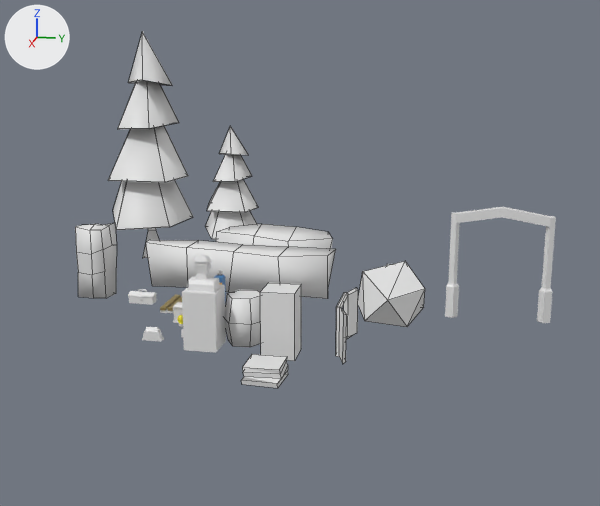
Before and after pictures for a commit that changed the Blender file Assets/Models/Map/Props.blend.
Before and after are seen from a 50 mm camera at (270.4, 85.6, 87.0) aimed at (8.6, 33.3, 21.6). The lights are fixed; the arrows at upper left show +X, +Y and +Z. Mesh edges are drawn as thin lines on the coarser meshes.

The scene before the commit, as lines of its bpy script (objects in view):
```python
me_cube_003 = bpy.data.meshes.new('Cube.003')
me_cube_003.from_pydata(...)  # 20 vertices, 15 faces; spans x -6.4..6.3, y -35.4..35.7, z -1.0..16.6
me_cube_003.polygons.foreach_set('use_smooth', [True] * 15)
me_cylinder_001 = bpy.data.meshes.new('Cylinder.001')
me_cylinder_001.from_pydata(...)  # 52 vertices, 48 faces; spans x -2.1..2.2, y -1.9..32.0, z 0.0..37.5
# faces by material slot: [26, 22]
me_cylinder_001.materials.append(mat_material_001)  # white #e7e7e7
me_cylinder_001.materials.append(mat_material)  # white #e7e7e7
me_cylinder_002 = bpy.data.meshes.new('Cylinder.002')
me_cylinder_002.from_pydata(...)  # 49 vertices, 40 faces; spans x -13.7..12.7, y -14.5..12.1, z -4.0..54.0
# faces by material slot: [6, 34]
me_cylinder_002.materials.append(mat_wood)  # white #e7e7e7
me_cylinder_002.materials.append(mat_bush)  # white #e7e7e7
ob_hedgelong = bpy.data.objects.new('HedgeLong', me_cube_003)
ob_hedgelong.location = (-17.3, 4.5, 0.6)
ob_sprucetreesmall = bpy.data.objects.new('SpruceTreeSmall', me_cylinder_002)
ob_sprucetreesmall.location = (-87.0, -17.0, 0.0)
ob_traintopline = bpy.data.objects.new('TrainTopLine', me_cylinder_001)
ob_traintopline.location = (-1.0, 83.0, 0.0)
# also in view: 'OpenWindow' at (36.4, 52.9, 7.5); 'HedgeMedium' at (-45.5, 12.2, 8.2); 'NewsPaperStack' at (65.1, 35.1, 2.5); 'Rock' at (-14.2, 61.1, 1.6); 'CoalBattery' at (45.0, 35.0, 10.0)
```
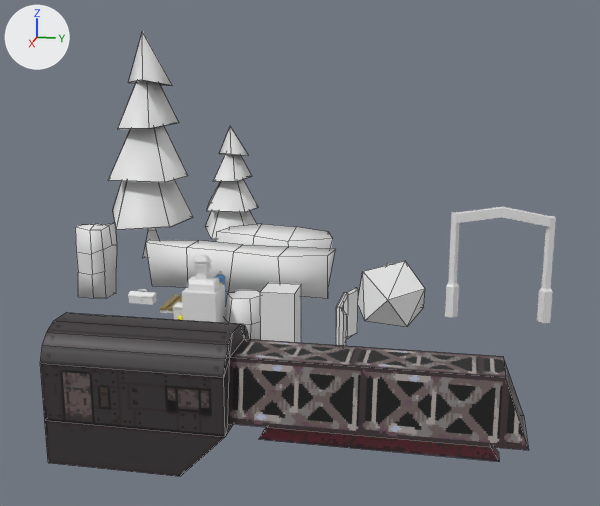
Changed parts and their boxes (x1, y1, x2, y2) in the pictures (600 x 506 px):
'Crane', added: after (40, 313, 528, 476)
    faces in mat_craneuv (picture img_craneuv_png): (40, 313, 248, 476)
    faces in mat_scafoldinguv (picture img_metallattice_png): (228, 339, 528, 450)
'IndustralThing', added (brown): after (259, 427, 499, 462)
'NewsPaperStack', unchanged, covered by the edit: before (241, 354, 288, 388)

What changed in the scene script:
```text
Add img_industral_red_uv_png:
    img_industral_red_uv_png = load_image('Industral_Red_UV.png', 'UVs/Industral_Red_UV.png', 64, 16, 'sRGB')
Add img_craneuv_png:
    img_craneuv_png = load_image('CraneUV.png', 'UVs/CraneUV.png', 128, 128, 'sRGB')
Add img_metallattice_png:
    img_metallattice_png = load_image('MetalLattice.png', 'UVs/MetalLattice.png', 32, 64, 'sRGB')
Add mat_material_004:
    mat_material_004 = principled_material('Material.004')
    mat_material_004.texture = img_industral_red_uv_png
Add mat_craneuv:
    mat_craneuv = principled_material('CraneUV')
    mat_craneuv.texture = img_craneuv_png
Add mat_scafoldinguv:
    mat_scafoldinguv = principled_material('ScafoldingUV')
    mat_scafoldinguv.texture = img_metallattice_png
Add me_industralthing:
    me_industralthing.from_pydata(...)  # 8 vertices, 6 faces; spans x -4.0..0.0, y 0.0..50.0, z 0.0..3.0
    me_industralthing.materials.append(mat_material_004)  # picture img_industral_red_uv_png
Add me_crane:
    me_crane.from_pydata(...)  # 32 vertices, 31 faces; spans x 0.0..20.0, y 0.0..100.0, z 0.0..30.0
    # faces by material slot: [26, 5]
    me_crane.materials.append(mat_craneuv)  # picture img_craneuv_png
    me_crane.materials.append(mat_scafoldinguv)  # picture img_metallattice_png
Add ob_industralthing:
    ob_industralthing = bpy.data.objects.new('IndustralThing', me_industralthing)
    ob_industralthing.location = (112.0, 45.0, 6.0)
Add ob_crane:
    ob_crane = bpy.data.objects.new('Crane', me_crane)
    ob_crane.location = (100.0, 0.0, 0.0)
```
